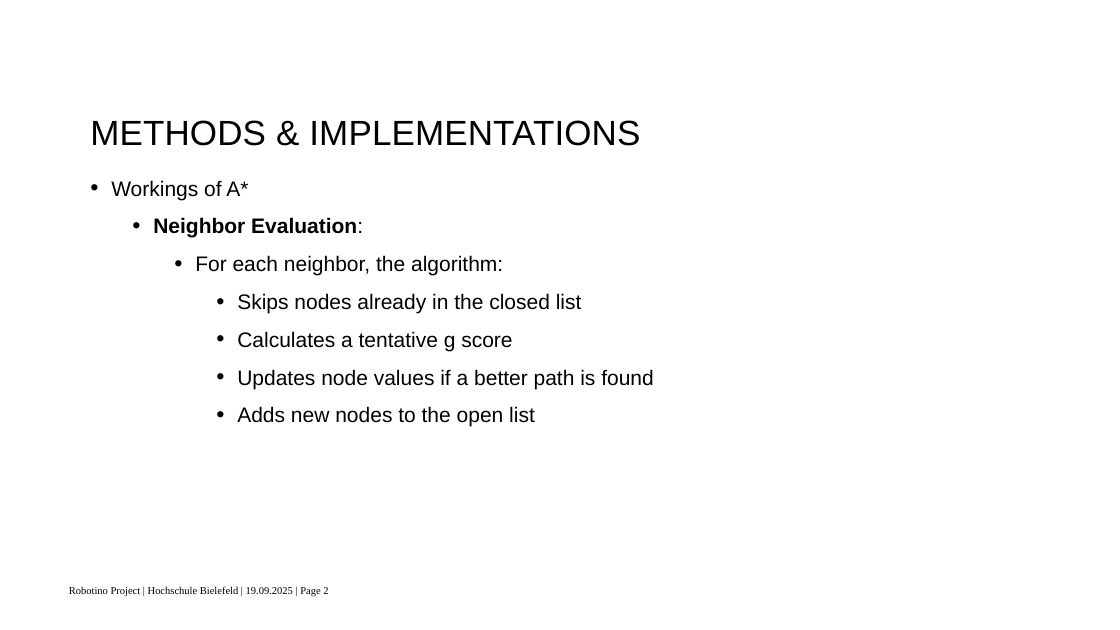
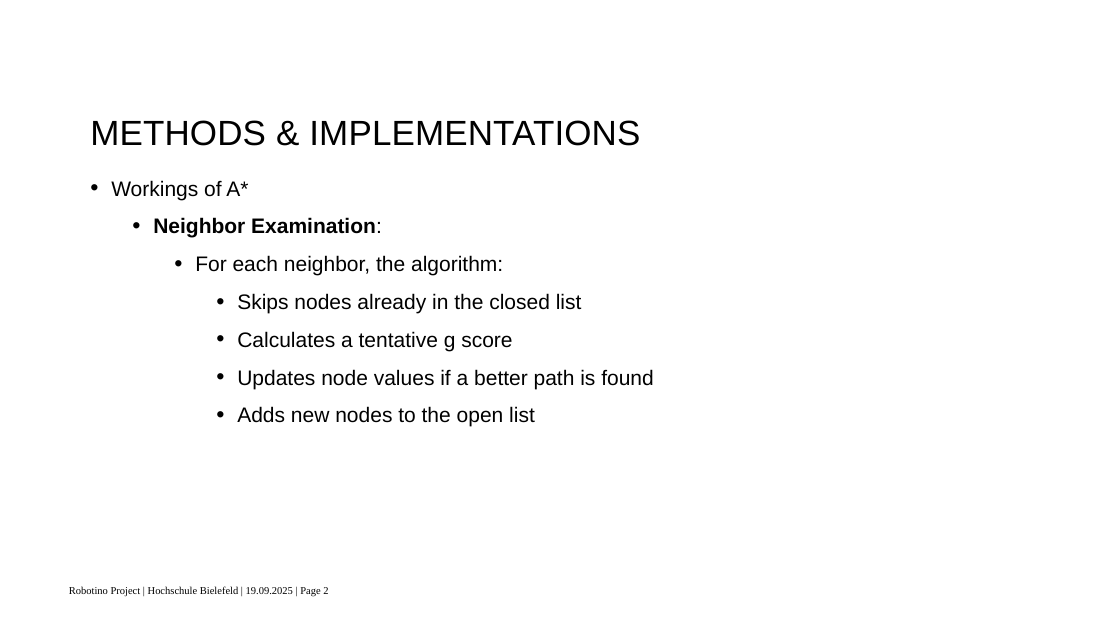
Before and after one commit to surajkarki66/robotino_project, a slide deck: slide 23 of docs/presentation.pptx. Drawn at 1120x630 pixels with LibreOffice and Linux fonts; fonts in the diff are those of the drawing; background and template pictures are left out. Boxes give left, top, right and bottom in pixels: in the first picture for what was removed or moved away, otherwise in the second. Text is boxed around its words. In the diff, an @@ line names an element or a change of style, - is before the commit and + after.

Commit message:
update presentation

```diff
--- a/docs/presentation.pptx
+++ b/docs/presentation.pptx
@@ text at bbox=[153, 217, 382, 238]: text changed @@
-  • Neighbor Evaluation:
+  • Neighbor Examination:
```
Also in this commit, not shown: 1 other slide changed, 1 slide added.
